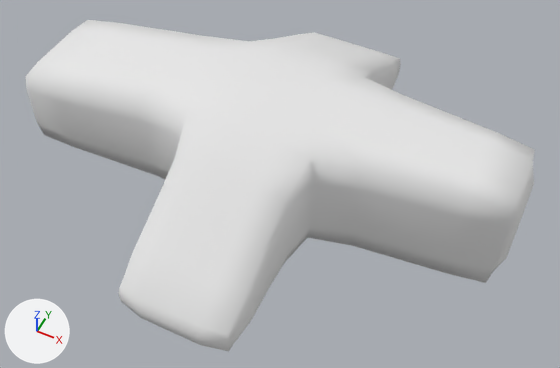
Renders of the Blender file Content/Meshes/buggy_body.blend from each side of a commit.
The view is the same before and after, from a 50 mm lens placed at (4.08, -8.09, 8.96), pointed at (0.29, -0.52, -0.5). The lights are fixed; the arrows at lower left show +X, +Y and +Z.
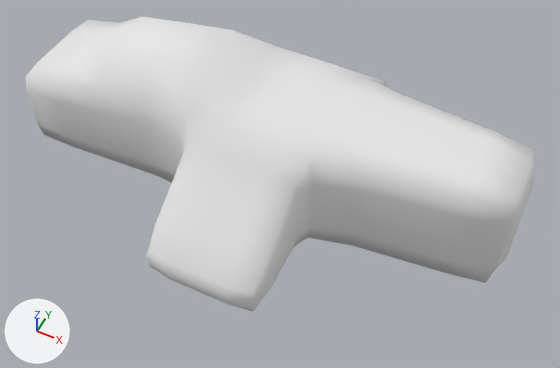
Commit message: Final buggy graphic added

What differs and where, as boxes (x1, y1, x2, y2) in the pictures (560 x 368 px; the box of a moved part takes in the faces that stretch with it):
'Cube', reshaped (11% shorter)
    before: (25, 20, 535, 351)
    after: (25, 17, 535, 311)
part 1 of me_cube, moved or reshaped
    before: (250, 33, 401, 90)
    after: (344, 68, 386, 87)
part 2 of me_cube, moved or reshaped
    before: (118, 116, 313, 351)
    after: (146, 116, 313, 311)
part 3 of me_cube, moved or reshaped
    before: (56, 23, 278, 124)
    after: (56, 17, 278, 124)

What changed in the scene script:
```text
Change me_cube:
    where me_cube.from_pydata(...)  # 354 vertices, 352 faces; spans x -4.57..4.01, y -3.51..3.5, z -1.15..1.0
    used by ob_cube; location = (0.0, 0.0, 0.0)
    me_cube part 1: all 73 vertices in x -1.0..1.0, y 1.63..3.5, z -0.99..0.61 are scaled about the mesh origin by (1, 0.778, 1)
    me_cube part 2: all 73 vertices in x -1.0..1.0, y -3.51..-1.63, z -0.99..0.61 are scaled about the mesh origin by (1, 0.778, 1)
    me_cube part 3: all 9 vertices in x -2.78..-1.06, y -0.5..0.5, z 0.67..0.97 are moved by (0.0, 0.0, 0.47)
```
